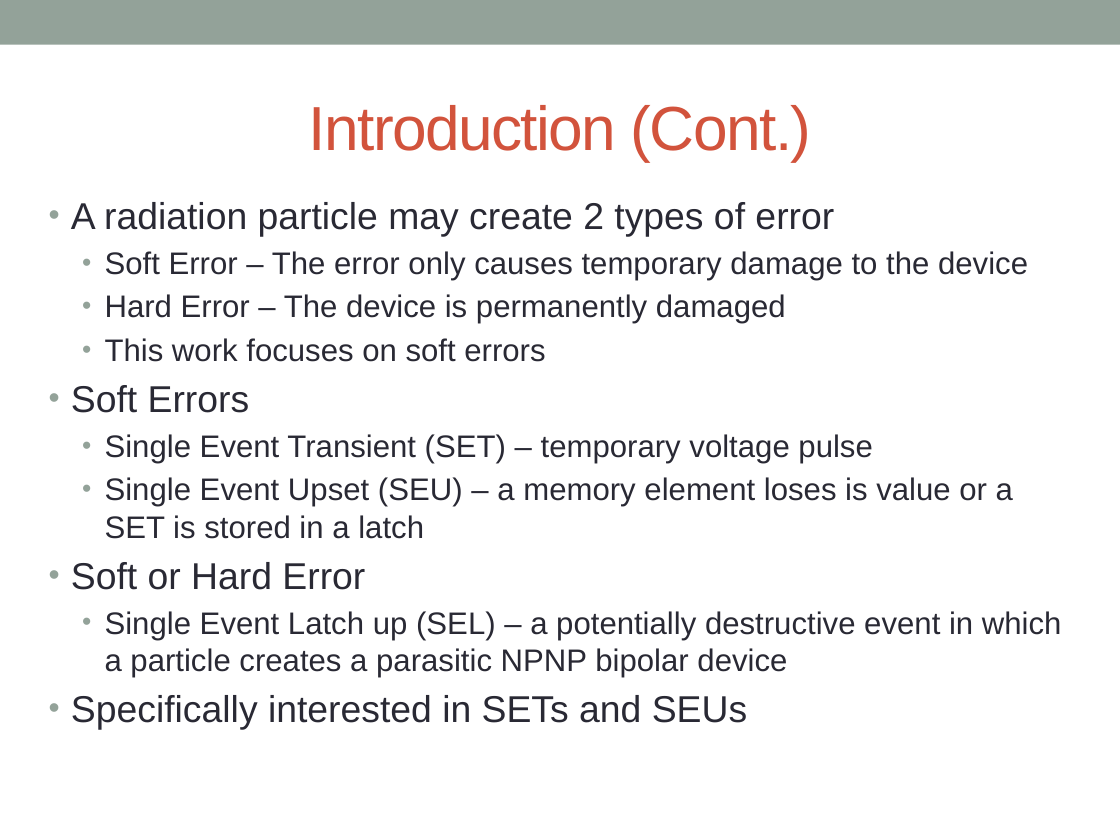
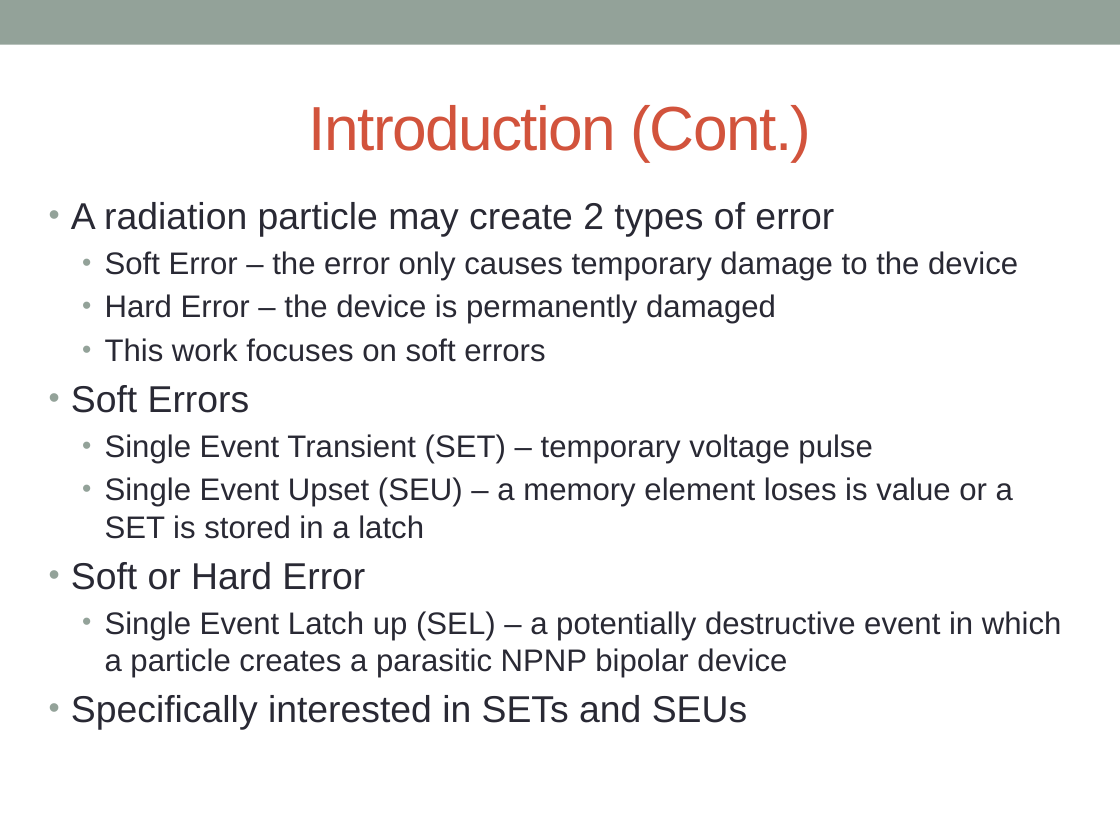
Before and after one commit to acwatkins88/Fast_SET, a slide deck: slide 4 of Dissertation/Dissertation Proposal/Dissertation Proposal.pptx. Drawn at 1120x840 pixels with LibreOffice and Linux fonts; fonts in the diff are those of the drawing; background and template pictures are left out. Boxes give left, top, right and bottom in pixels: in the first picture for what was removed or moved away, otherwise in the second. Text is boxed around its words. In the diff, an @@ line names an element or a change of style, - is before the commit and + after.

```diff
--- a/Dissertation/Dissertation Proposal/Dissertation Proposal.pptx
+++ b/Dissertation/Dissertation Proposal/Dissertation Proposal.pptx
@@ text at (x1=105, y1=251, x2=1018, y2=324): text changed @@
-  • Soft Error – The error only causes temporary damage to the device
-  • Hard Error – The device is permanently damaged
+  • Soft Error – the error only causes temporary damage to the device
+  • Hard Error – the device is permanently damaged
```
Also in this commit, not shown: 17 other slides changed, 18 other files.
